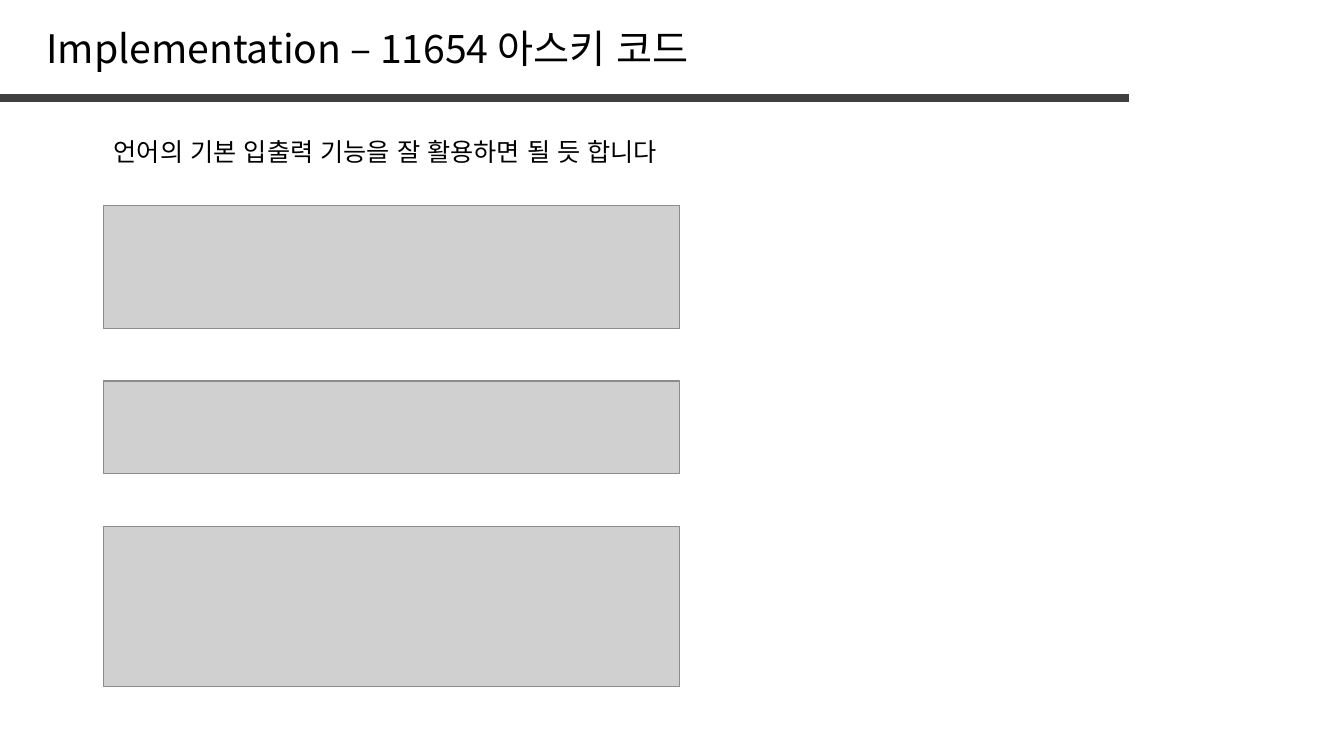
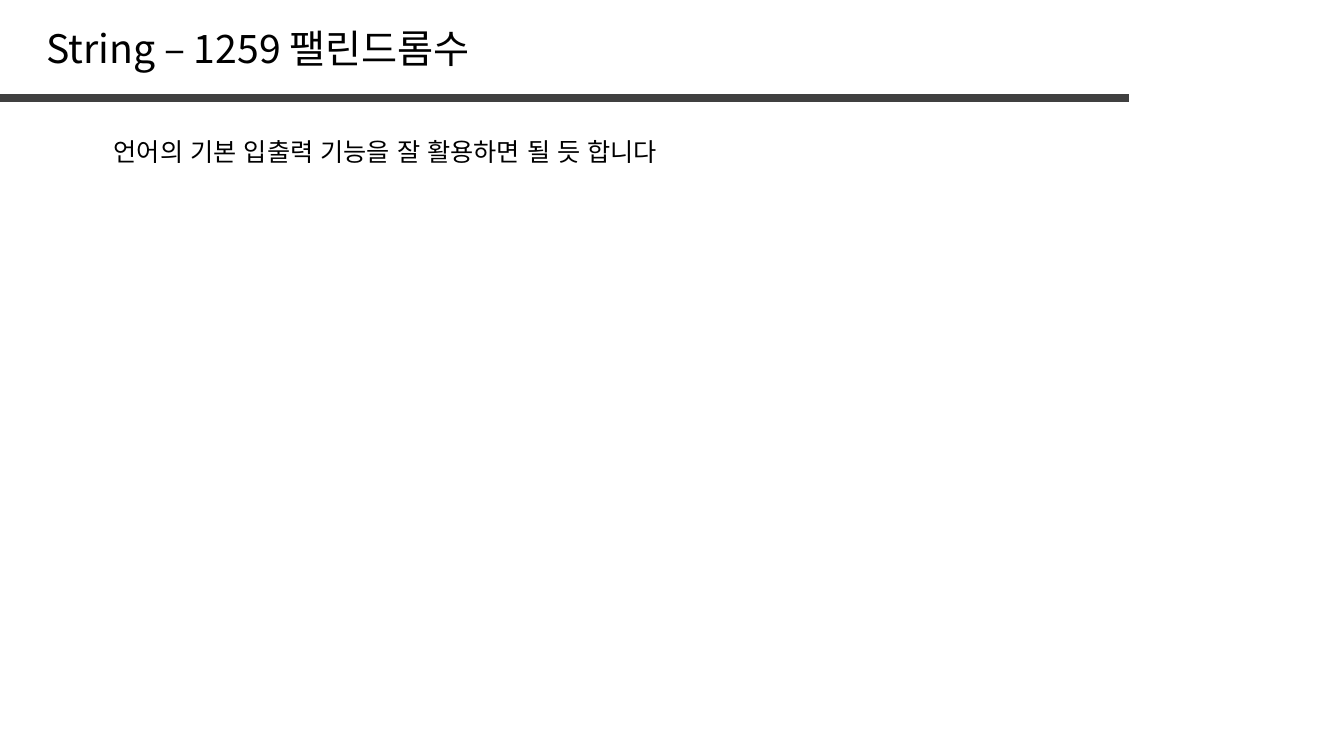
Before and after one commit to jaehoo1/PS-study, a slide deck: slide 25 of study/2_String.pptx (slide 20 before the commit). Drawn at 1344x756 pixels with LibreOffice and Linux fonts; fonts in the diff are those of the drawing; grey boxes stand for pictures. Boxes give left, top, right and bottom in pixels: in the first picture for what was removed or moved away, otherwise in the second. Text is boxed around its words. In the diff, an @@ line names an element or a change of style, - is before the commit and + after.

```diff
--- a/study/2_String.pptx
+++ b/study/2_String.pptx
@@ text removed at (x1=46, y1=30, x2=688, y2=72) @@
-Implementation – 11654 아스키 코드
@@ text added at (x1=46, y1=30, x2=470, y2=73), 28 pt, text #000000 @@
+String – 1259 팰린드롬수
@@ picture removed at (x1=104, y1=206, x2=680, y2=329) @@
@@ picture removed at (x1=104, y1=381, x2=680, y2=474) @@
@@ picture removed at (x1=104, y1=526, x2=680, y2=687) @@
```
Also in this commit, not shown: 3 other slides changed, 6 slides added, 7 slides removed.
